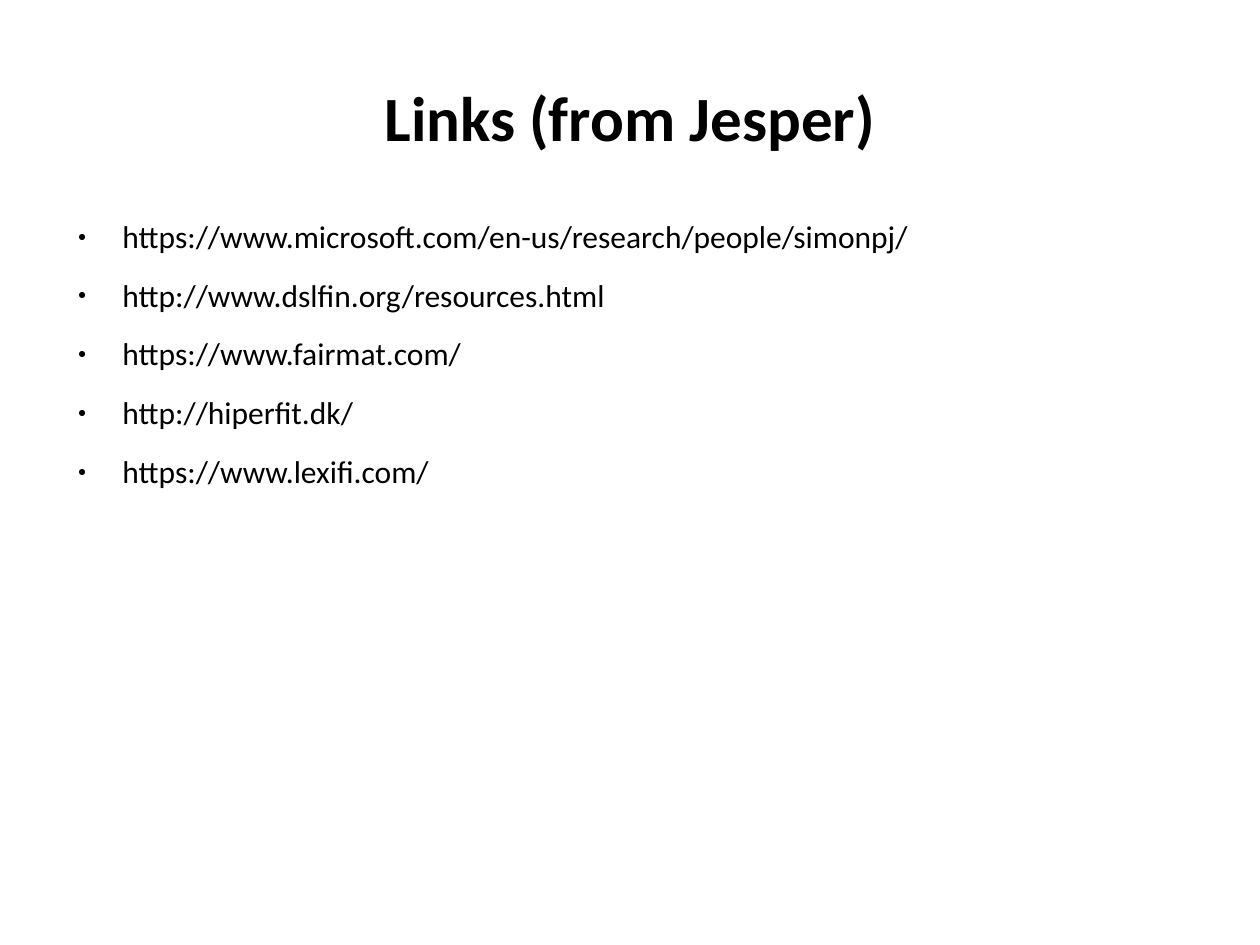
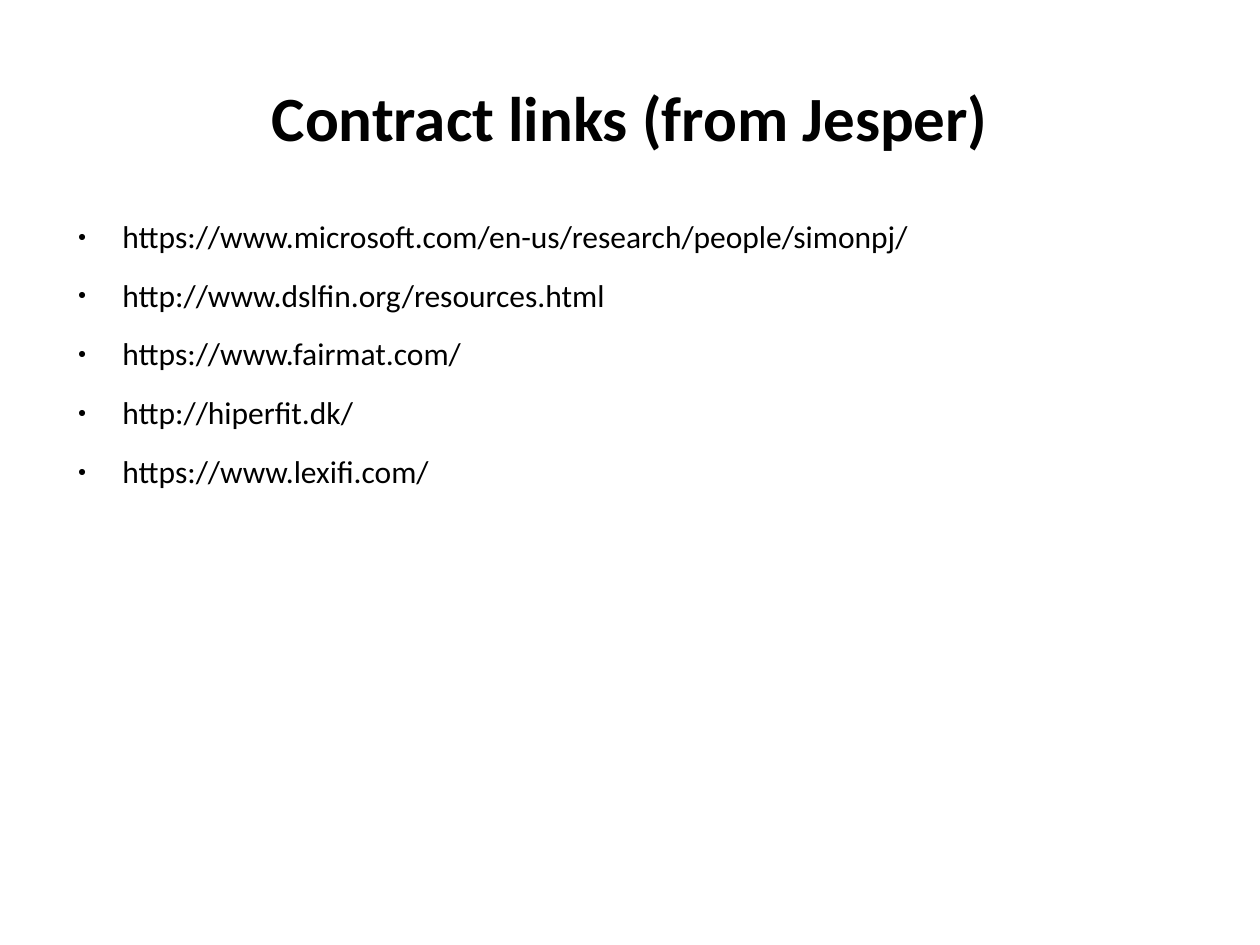
Before and after one commit to valueflows/vf-apps, a slide deck: slide 36 of REA intro.odp. Drawn at 1260x945 pixels with LibreOffice and Linux fonts; fonts in the diff are those of the drawing. Boxes give left, top, right and bottom in pixels: in the first picture for what was removed or moved away, otherwise in the second. Text is boxed around its words. In the diff, an @@ line names an element or a change of style, - is before the commit and + after.

```diff
--- a/REA intro.odp
+++ b/REA intro.odp
@@ title at <box>272,94,987,151</box>: text changed @@
-Links (from Jesper)
+Contract links (from Jesper)
```
Also in this commit, not shown: 3 other slides changed.
